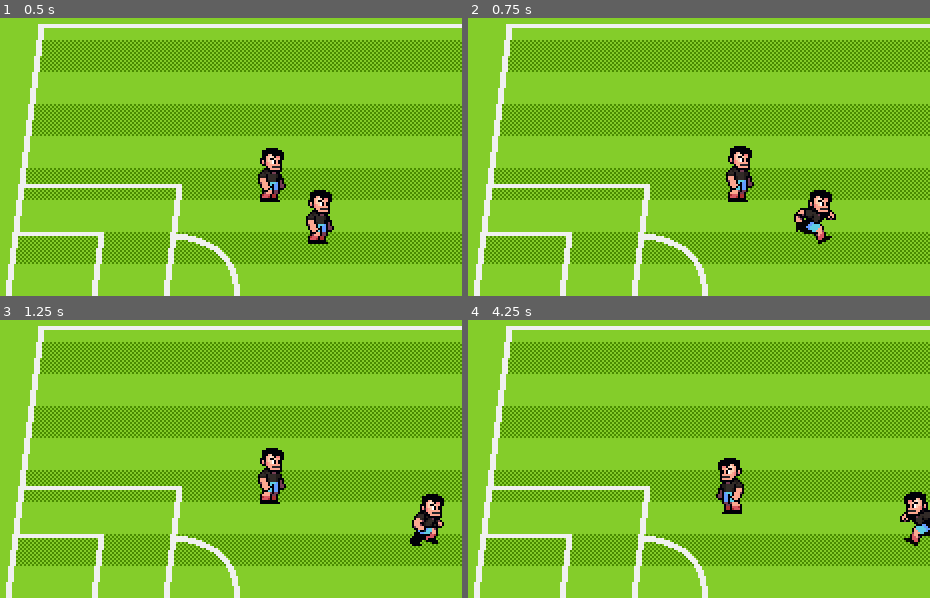
Above: before the commit, frames 1-4 (two rows, left to right).
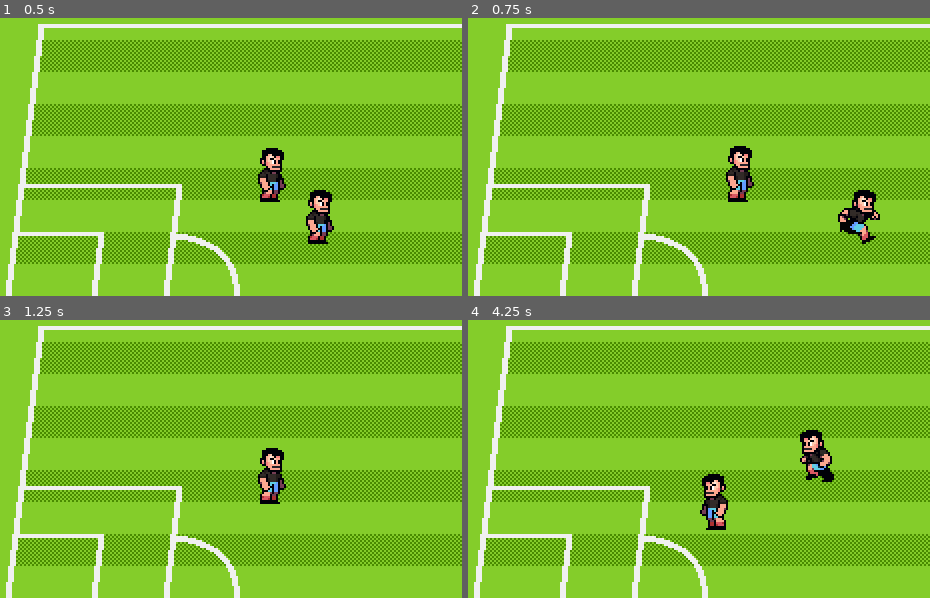
Above: after the commit, the same moments.

Repository: vii-abdullatif/Fire-Football
Game: Godot game, scene res://scenes/world.tscn
Two runs of this game, one before a commit and one after it. Both use one fixed random seed, a clock stepped at 60 frames per second and the inputs below.
Inputs (mouse positions are in pixels of both pictures, inside the frame that each line leads up to):
- Up to frame 1 (0.5 s): no input
- Up to frame 2 (0.75 s): tap Enter at 0.5 s; move the mouse to (772, 98) at 0.52 s; hold Right (p1_right) from 0.53 s (still down); tap [ (p1_pass) at 0.6 s; click (772, 98) at 0.67 s
- Up to frame 3 (1.25 s): keep holding Right (p1_right)
- Up to frame 4 (4.25 s): move the mouse to (537, 436) at 1.27 s; release Right (p1_right) at 1.28 s; hold Down (p1_down) 1.28-2.03 s; tap one key every 0.75 s from 1.35 s: ] (p1_shoot) S (p2_down) A (p2_left) ` (p2_pass); move the mouse to (708, 339) at 2.02 s; hold Right (p1_right) 2.03-2.78 s; move the mouse to (620, 489) at 2.77 s; hold Up (p1_up) 2.78-3.53 s; click (620, 489) at 2.92 s; move the mouse to (819, 472) at 3.52 s; hold Left (p1_left) from 3.53 s (still down)

Frame 1 is identical in both runs. In frame 2, 2.0% of the frame differs, in the area x 70-90%, y 61-82%; in frame 3, 0.9%; in frame 4, 3.4%, in the area x 50-100%, y 39-82%.

Commit message:
Added tackling state and mechanism

Diff:
--- /dev/null
+++ b/scenes/characters/character_states/player_state_recovering.gd
@@ -0,0 +1,15 @@
+class_name PlayerStateRecovering
+extends PlayerState
+
+const DURATION_RECOVERY := 500
+
+var time_start_recovery := Time.get_ticks_msec()
+
+func _enter_tree() -> void:
+	time_start_recovery = Time.get_ticks_msec()
+	player.velocity = Vector2.ZERO
+	animation_player.play("recover")
+
+func _process(_delta: float) -> void:
+	if Time.get_ticks_msec() - time_start_recovery > DURATION_RECOVERY:
+		state_transition_requested.emit(Player.State.MOVING)
--- a/scenes/characters/character_states/player_state_tackling.gd
+++ b/scenes/characters/character_states/player_state_tackling.gd
@@ -1,14 +1,20 @@
 class_name PlayerStateTackling
 extends PlayerState
 
-const DURATION_TACKLE := 200
+const DURATION_PRIOR_RECOVERY := 200
+const GROUND_DRICTION := 250.0
 
-var time_start_tackle := Time.get_ticks_msec()
+var is_tackle_complete := false
+var time_finish_tackle := Time.get_ticks_msec()
 
 func _enter_tree() -> void:
 	animation_player.play("tackle")
-	time_start_tackle = Time.get_ticks_msec()
 
-func _process(_delta: float) -> void:
-	if Time.get_ticks_msec() - time_start_tackle > DURATION_TACKLE:
-		state_transition_requested.emit(Player.State.MOVING)
+func _process(delta: float) -> void:
+	if not is_tackle_complete:
+		player.velocity = player.velocity.move_toward(Vector2.ZERO, delta * GROUND_DRICTION)
+		if player.velocity == Vector2.ZERO:
+			is_tackle_complete = true
+			time_finish_tackle = Time.get_ticks_msec()
+	elif Time.get_ticks_msec() - time_finish_tackle > DURATION_PRIOR_RECOVERY:
+		state_transition_requested.emit(Player.State.RECOVERING)
--- a/scenes/characters/player.gd
+++ b/scenes/characters/player.gd
@@ -2,7 +2,7 @@
 extends CharacterBody2D
 
 enum ControlScheme {CPU, P1, P2}
-enum State {MOVING, TACKLING}
+enum State {MOVING, TACKLING, RECOVERING}
 
 @export var control_scheme : ControlScheme
 @export var speed : float
--- a/scenes/characters/player.tscn
+++ b/scenes/characters/player.tscn
@@ -36,6 +36,24 @@
 "transitions": PackedFloat32Array(1, 1, 1, 1),
 "update": 1,
 "values": [0, 1, 2, 3]
+}
+
+[sub_resource type="Animation" id="Animation_atpat"]
+resource_name = "recover"
+length = 0.1
+loop_mode = 1
+step = 0.1
+tracks/0/type = "value"
+tracks/0/imported = false
+tracks/0/enabled = true
+tracks/0/path = NodePath("PlayerSprite:frame")
+tracks/0/interp = 1
+tracks/0/loop_wrap = true
+tracks/0/keys = {
+"times": PackedFloat32Array(0),
+"transitions": PackedFloat32Array(1),
+"update": 1,
+"values": [18]
 }
 
 [sub_resource type="Animation" id="Animation_rp718"]
@@ -78,6 +96,7 @@
 _data = {
 &"RESET": SubResource("Animation_76oj4"),
 &"idle": SubResource("Animation_yewv4"),
+&"recover": SubResource("Animation_atpat"),
 &"run": SubResource("Animation_rp718"),
 &"tackle": SubResource("Animation_dyp2m")
 }
@@ -88,7 +107,7 @@
 
 [node name="Player" type="CharacterBody2D" unique_id=182197635]
 script = ExtResource("1_yewv4")
-speed = 80.0
+speed = 200.0
 
 [node name="PlayerSprite" type="Sprite2D" parent="." unique_id=1675453631]
 unique_name_in_owner = true
--- a/scenes/characters/player_state_factory.gd
+++ b/scenes/characters/player_state_factory.gd
@@ -5,6 +5,7 @@
 func _init() -> void:
 	states = {
 		Player.State.MOVING: PlayerStateMoving,
+		Player.State.RECOVERING: PlayerStateRecovering,
 		Player.State.TACKLING: PlayerStateTackling,
 	}
 
Not shown, added: scenes/characters/character_states/player_state_recovering.gd.uid
